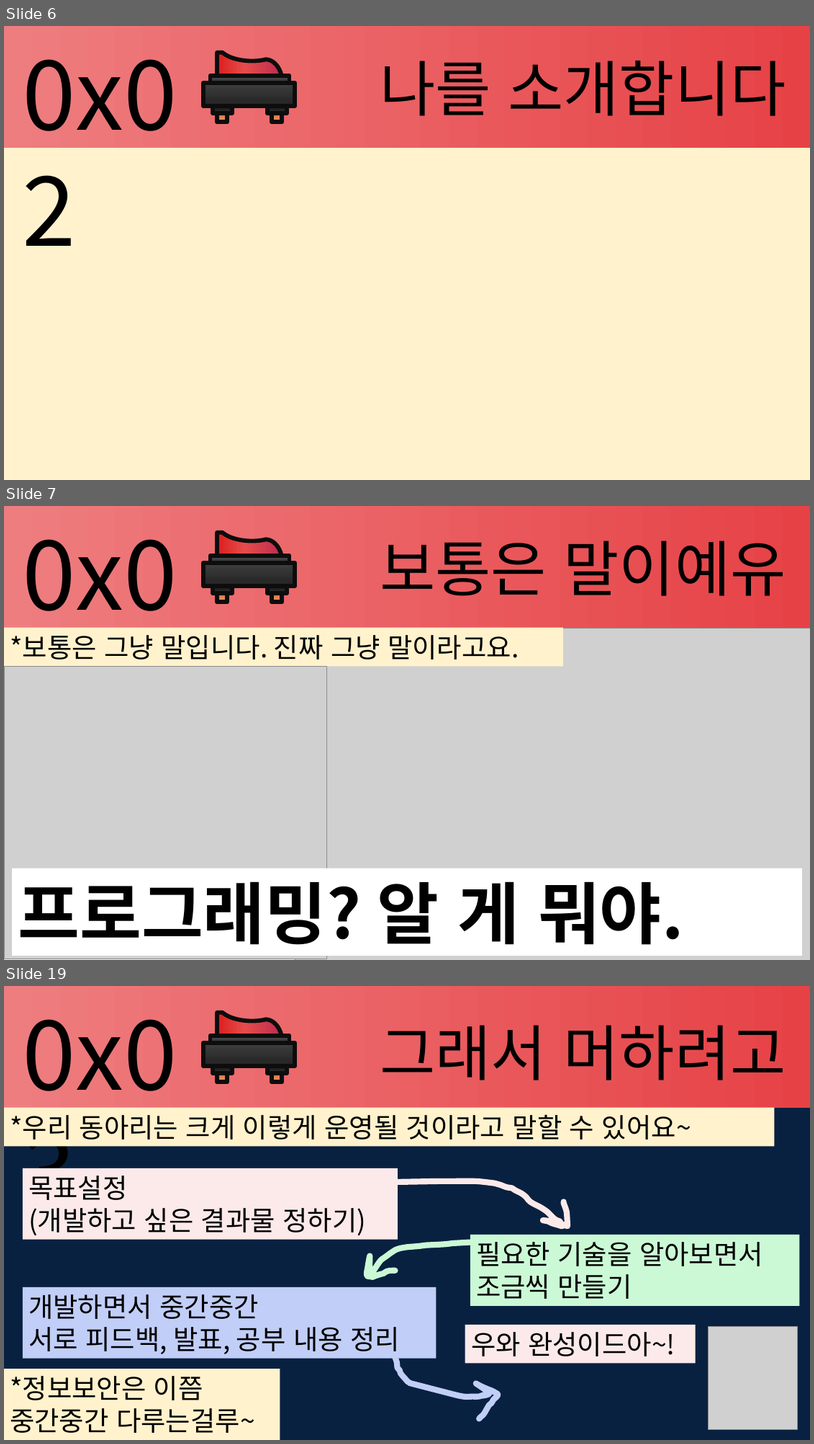
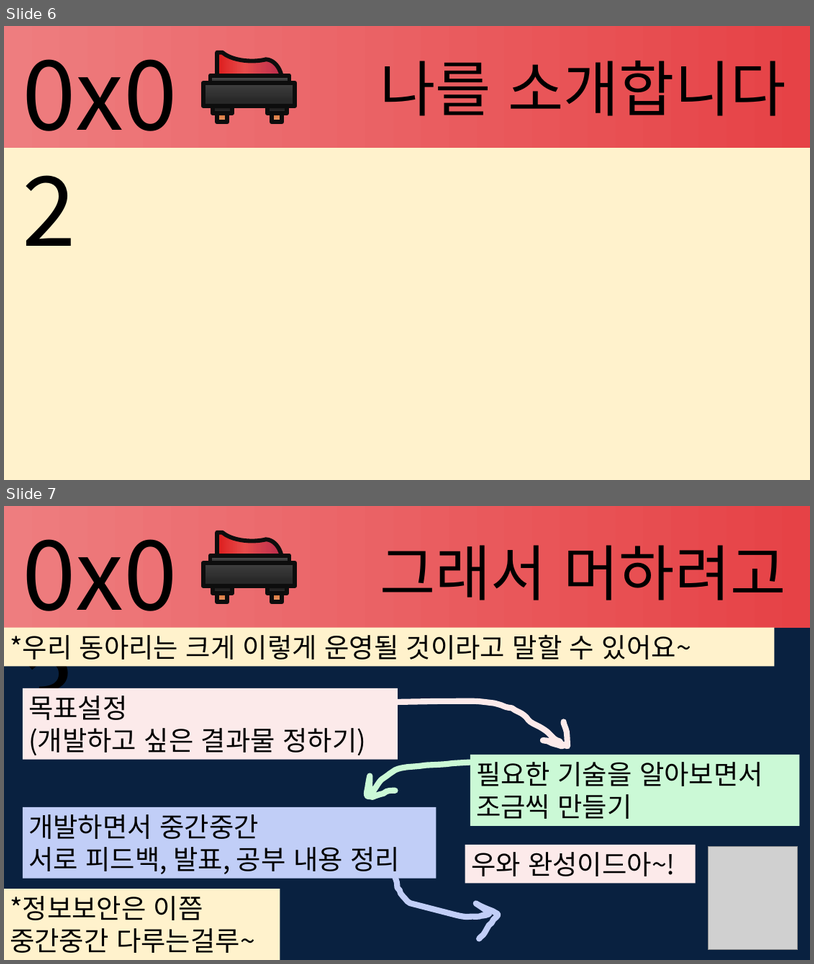
Before and after one commit to JunhoYeo/2018-Switch, a slide deck: switch-presentation/switch-OT.pptx. Shown one above the other, each under a label of ours: slides 6, 7 and 19 before the commit, slides 6 and 7 after it; the slides between them are not shown. The pictures are 814x1444 and 814x964 pixels, drawn with LibreOffice and Linux fonts; fonts in the diff are those of the drawing; grey boxes stand for pictures; background and template pictures are left out. Boxes give left, top, right and bottom in pixels: in the first picture for what was removed or moved away, otherwise in the second. Text is boxed around its words. In the diff, an @@ line names an element or a change of style, - is before the commit and + after.

```diff
--- a/switch-presentation/switch-OT.pptx
+++ b/switch-presentation/switch-OT.pptx
@@ slide 7 removed at [4, 506, 810, 960], background #FFF2CC @@
@@ rectangle removed at [4, 506, 810, 628] @@
@@ text removed at [17, 510, 221, 633] @@
-0x03
@@ text removed at [380, 541, 787, 596] @@
-보통은 말이예유
@@ group removed at [203, 533, 296, 602]: 6 rectangles, 1 freeform shape @@
@@ rectangle removed at [4, 628, 563, 667] @@
-*보통은 그냥 말입니다. 진짜 그냥 말이라고요.
@@ picture removed at [295, 628, 810, 960] @@
@@ picture removed at [4, 667, 327, 959] @@
@@ rectangle removed at [12, 867, 802, 955] @@
-프로그래밍? 알 게 뭐야.
@@ what was slide 19 is now slide 7 @@
```
Also in this commit, not shown: 11 other slides removed, 2 other files.
